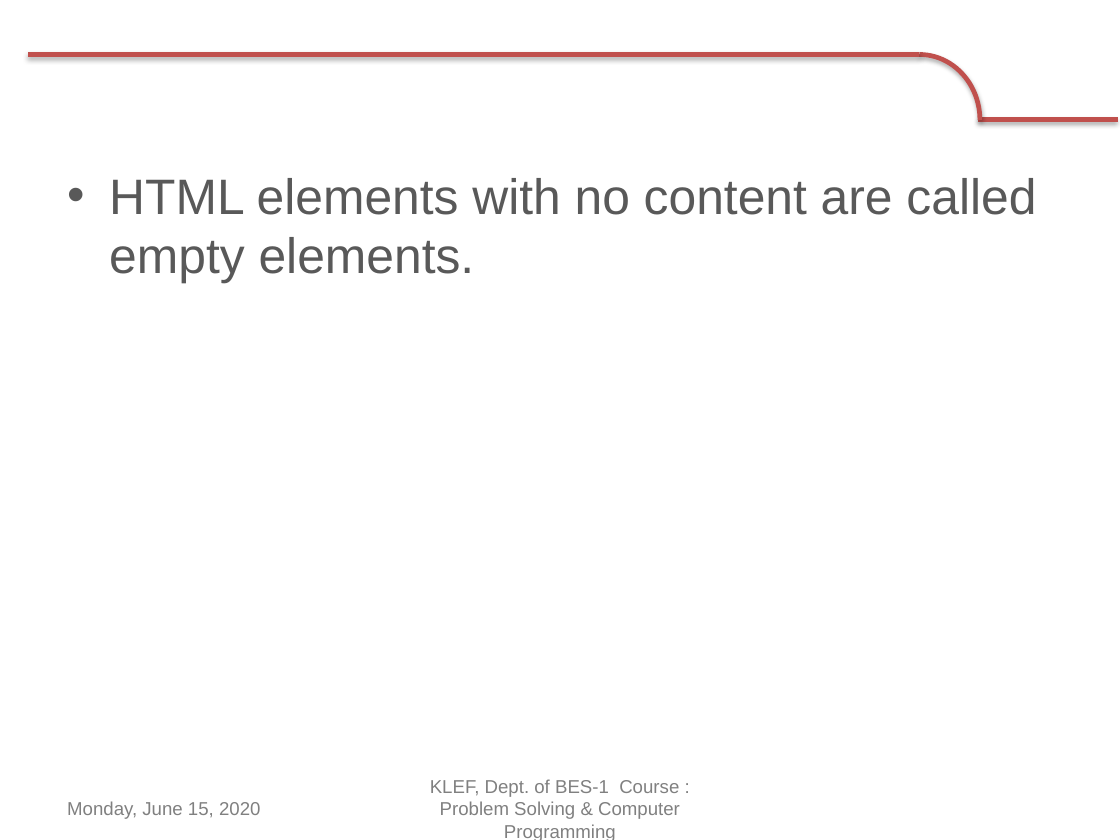
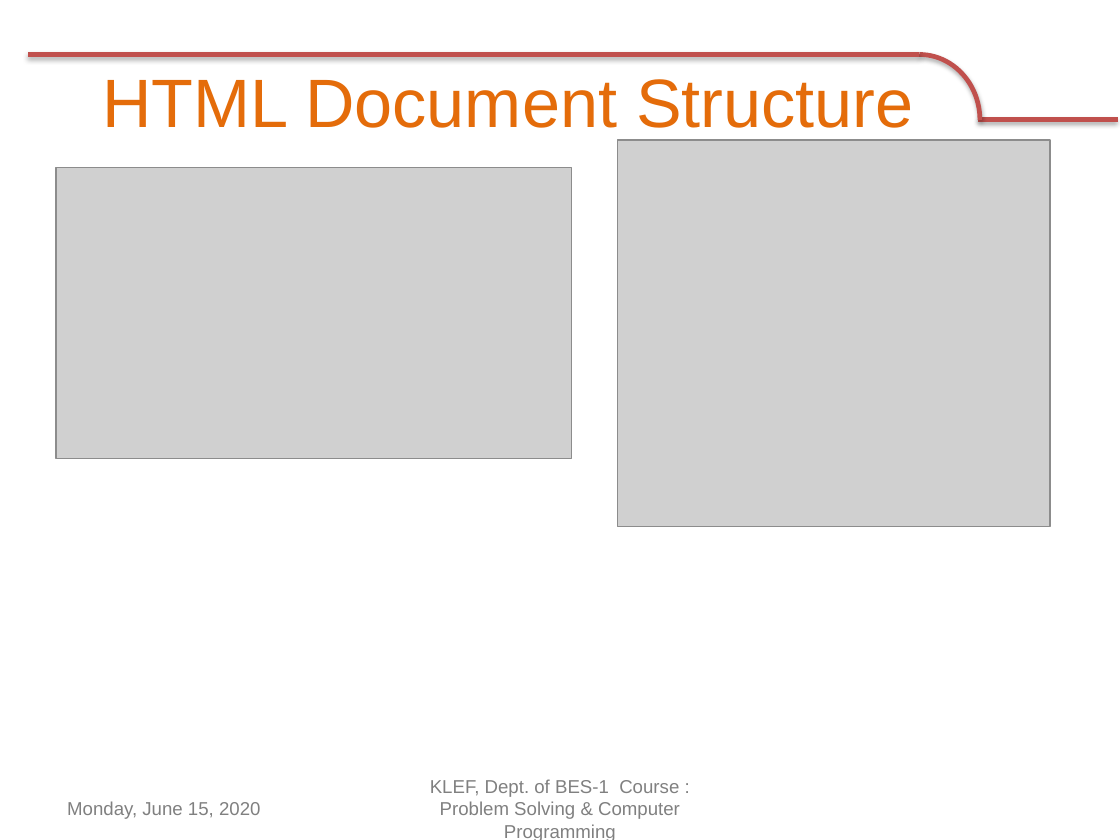
Before and after one commit to navbharti/https---github.com-navbharti-webdesign, a slide deck: slide 4 of html/ppt/day two.pptx (slide 5 before the commit). Drawn at 1120x840 pixels with LibreOffice and Linux fonts; fonts in the diff are those of the drawing; grey boxes stand for pictures; background and template pictures are left out. Boxes give left, top, right and bottom in pixels: in the first picture for what was removed or moved away, otherwise in the second. Text is boxed around its words. In the diff, an @@ line names an element or a change of style, - is before the commit and + after.

```diff
--- a/html/ppt/day two.pptx
+++ b/html/ppt/day two.pptx
@@ title added at [103, 79, 914, 128], 44 pt, text #E46C0A @@
+HTML Document Structure
@@ picture added at [617, 140, 1049, 526] @@
@@ picture added at [56, 168, 571, 459] @@
@@ text removed at [109, 178, 1036, 284] @@
-• HTML elements with no content are called empty elements.
```
Also in this commit, not shown: 6 other slides changed, 9 slides added, 2 other files.
